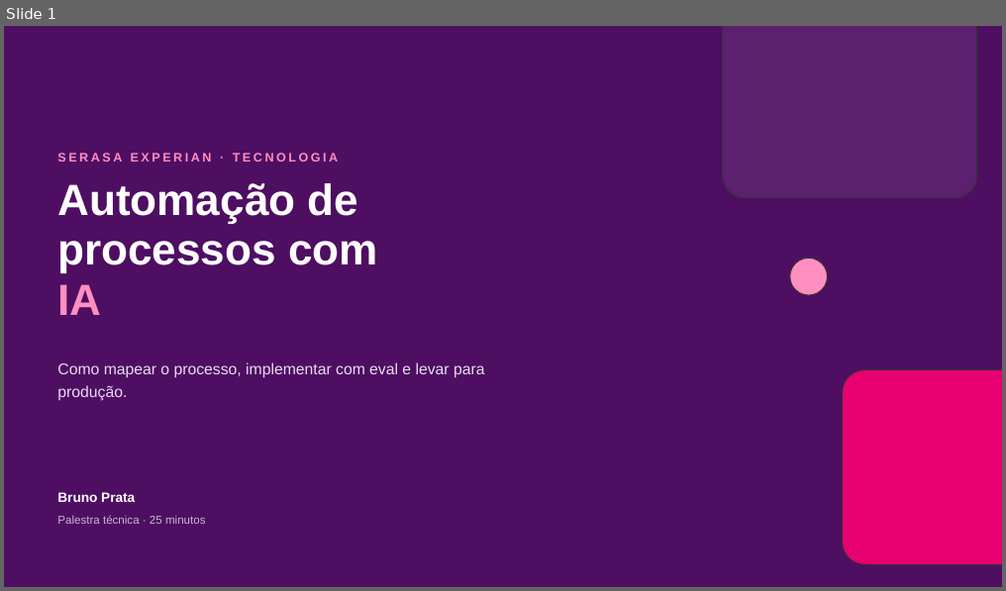
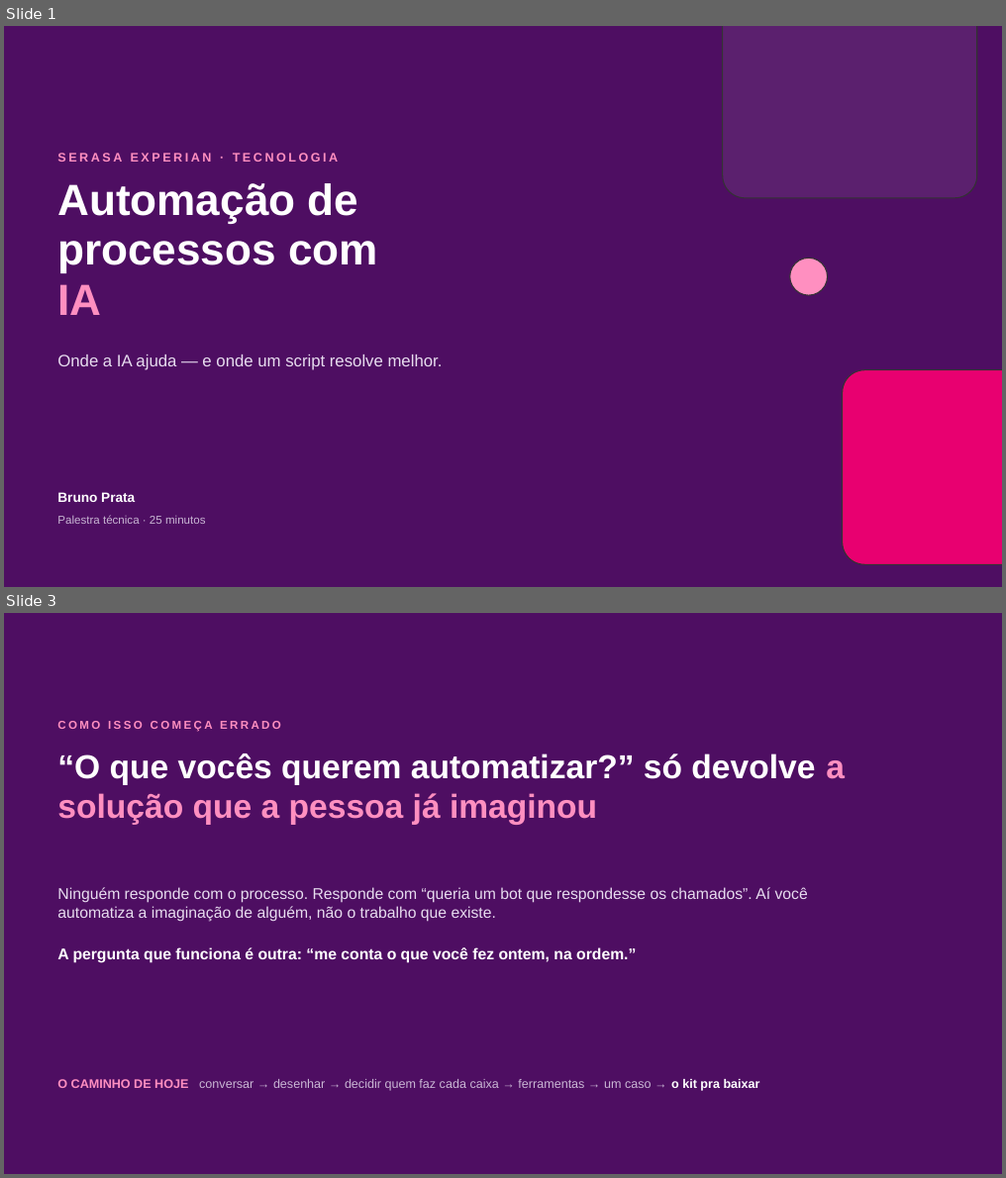
Before and after one commit to gabrcs/casamentos-app, a slide deck: talks/serasa-ia-automacao/deck.pptx. Shown one above the other, each under a label of ours: slide 1 before the commit, slides 1 and 3 after it; the slides between them are not shown. The pictures are 1006x591 and 1006x1178 pixels, drawn with LibreOffice and Linux fonts; fonts in the diff are those of the drawing. Boxes give left, top, right and bottom in pixels: in the first picture for what was removed or moved away, otherwise in the second. Text is boxed around its words. In the diff, an @@ line names an element or a change of style, - is before the commit and + after.

```diff
--- a/talks/serasa-ia-automacao/deck.pptx
+++ b/talks/serasa-ia-automacao/deck.pptx
@@ slide 3 added at (4,613,1002,1174), background #4E0E62 @@
@@ text added at (57,721,281,732), 11 pt, text #FF8FC0, bold @@
+COMO ISSO COMEÇA ERRADO
@@ text added at (57,754,845,825), 32 pt, text #FFFFFF, bold @@
+“O que vocês querem automatizar?” só devolve a solução que a pessoa já imaginou
@@ text added at (57,887,808,963), 15 pt, text #E7DCEF @@
+Ninguém responde com o processo. Responde com “queria um bot que respondesse os chamados”. Aí você automatiza a imaginação de alguém, não o trabalho que existe.
+A pergunta que funciona é outra: “me conta o que você fez ontem, na ordem.”
@@ text added at (57,1079,760,1091), 12 pt, text #C9B6D4 @@
+O CAMINHO DE HOJE conversar → desenhar → decidir quem faz cada caixa → ferramentas → um caso → o kit pra baixar
@@ slide 1 changed as well @@
@@ text at (57,355,443,371): text changed; size 15 to 16 pt @@
-Como mapear o processo, implementar com eval e levar para produção.
+Onde a IA ajuda — e onde um script resolve melhor.
```
Also in this commit, not shown: 2 other slides changed, 10 other slides added, 13 slides removed, 5 other files.
